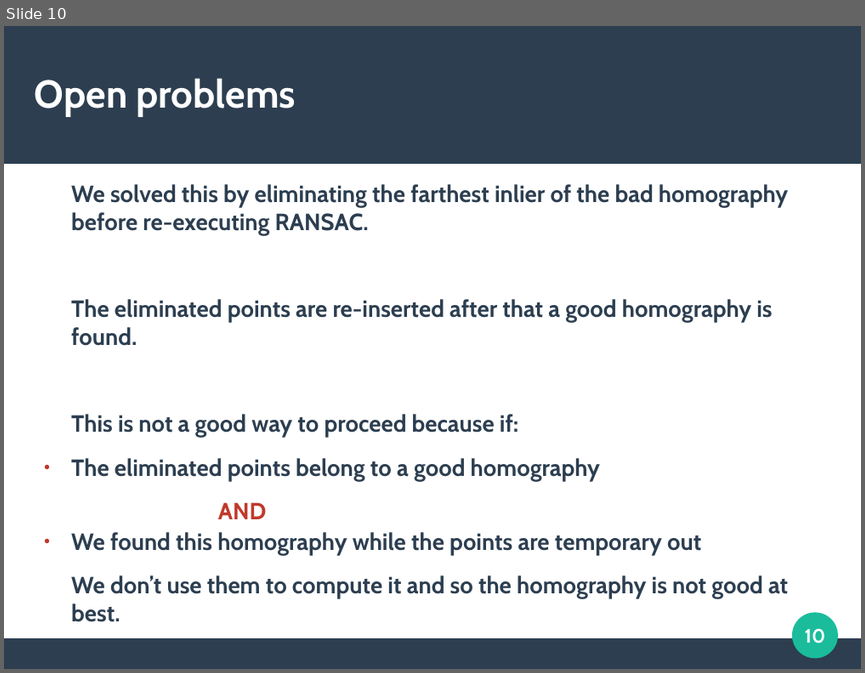
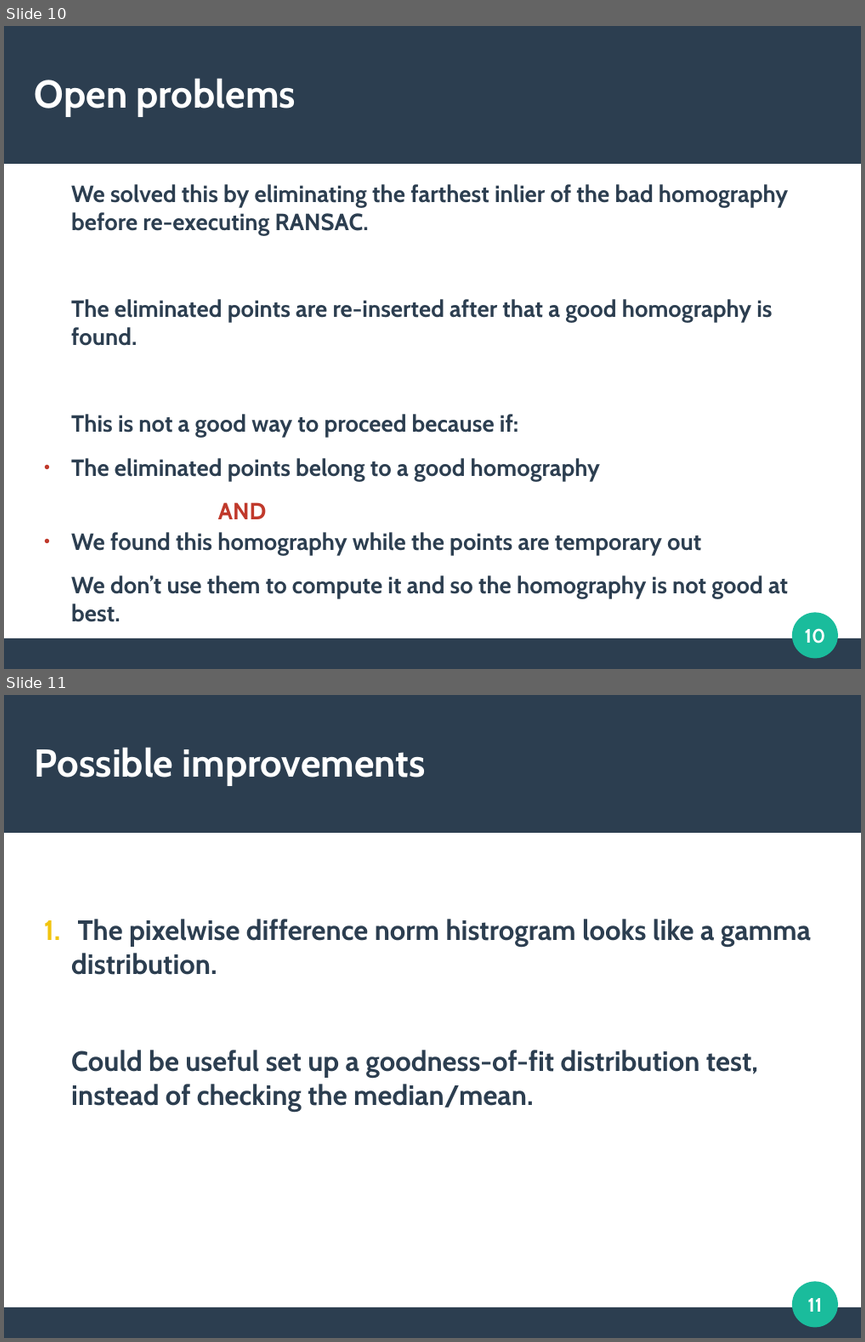
Before and after one commit to ineveLoppiliF/ComputerVision_breakthroughs, a slide deck: Presentations/Second.odp. Shown one above the other, each under a label of ours: slide 10 before the commit, slides 10 and 11 after it. The pictures are 865x673 and 865x1342 pixels, drawn with LibreOffice and Linux fonts; fonts in the diff are those of the drawing. Boxes give left, top, right and bottom in pixels: in the first picture for what was removed or moved away, otherwise in the second. Text is boxed around its words. In the diff, an @@ line names an element or a change of style, - is before the commit and + after.

```diff
--- a/Presentations/Second.odp
+++ b/Presentations/Second.odp
@@ slide 11 added at (4, 695, 861, 1338), background #FFFFFF; not listed: 3 template elements that a slide beside it also shows @@
@@ title added at (35, 747, 426, 786), 36 pt, text #FFFFFF, bold @@
+Possible improvements
@@ text added at (71, 919, 811, 1111), 25.9 pt, text #2C3E50, bold @@
+1. The pixelwise difference norm histrogram looks like a gamma distribution.
+Could be useful set up a goodness-of-fit distribution test, instead of checking the median/mean.
@@ page number added at (807, 1298, 822, 1311), 18 pt, text #FFFFFF, bold @@
+11
```
Also in this commit, not shown: 7 other files.
